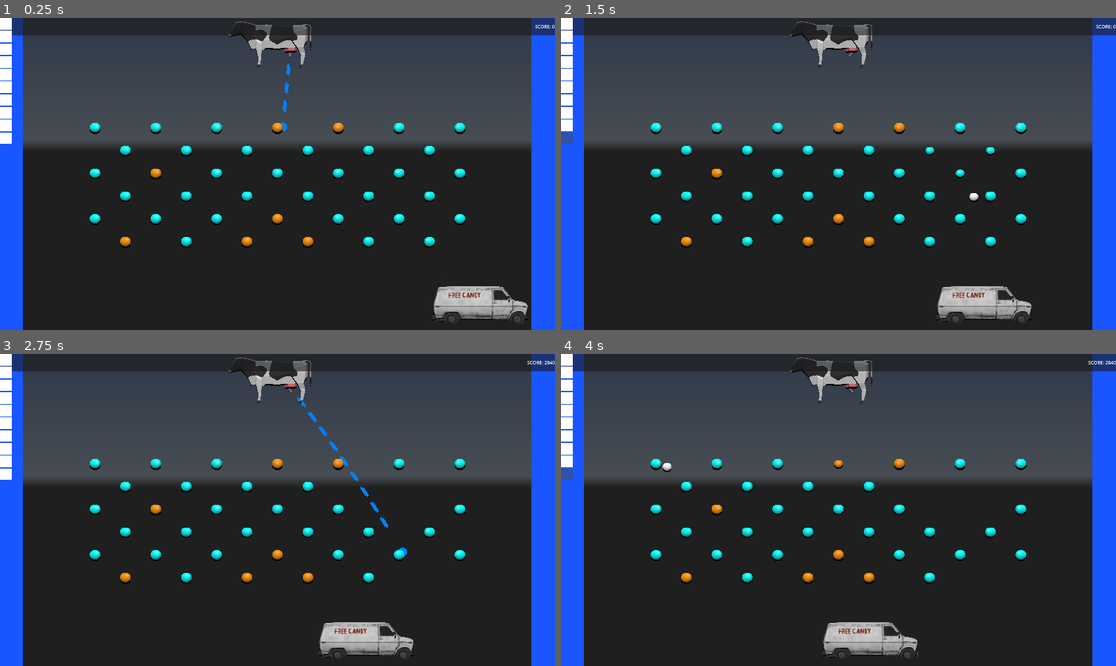
Above: before the commit, frames 1-4 (two rows, left to right).
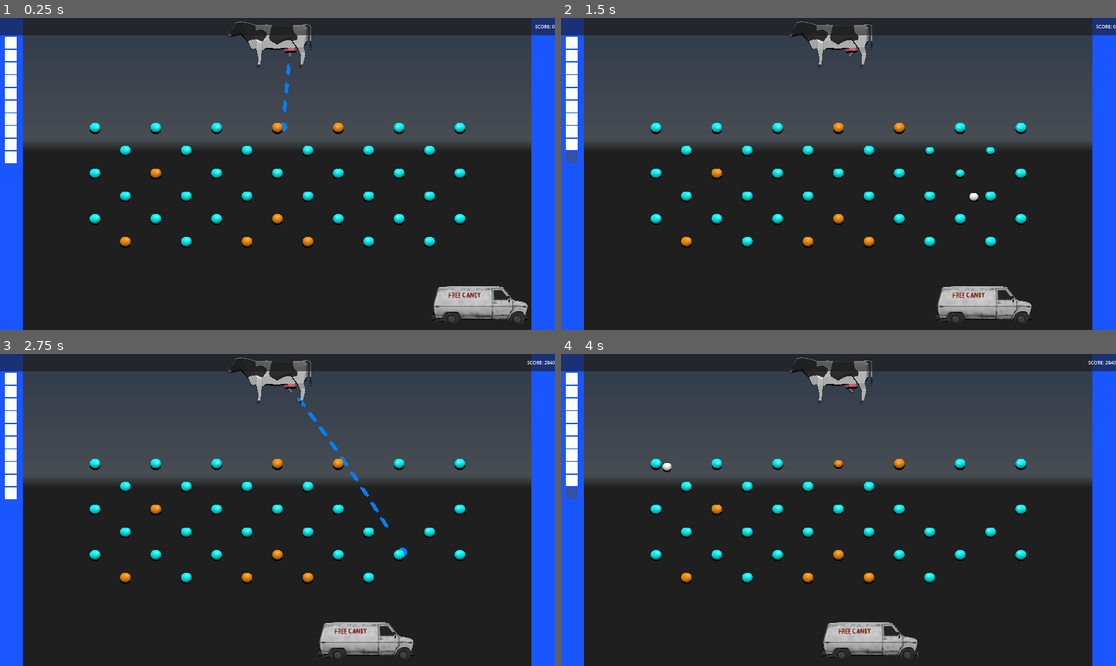
Above: after the commit, the same moments.

Repository: Temia116/Milke-2--Into-the-third-dimension
Game: Godot game, scene res://scenes/node_3d.tscn
The game is run twice, just before and just after one commit, with the same random seed, the same clock (stepped at 60 frames per second) and the same inputs. A sky picture missing from this copy of the repository is replaced by a grey-blue gradient. Video files are missing from this copy of the repository; at most half a second of black plays in their place.
Inputs (mouse positions are in pixels of both pictures, inside the frame that each line leads up to):
- Up to frame 1 (0.25 s): no input
- Up to frame 2 (1.5 s): move the mouse to (960, 158) at 0.52 s; click (960, 158) at 0.67 s; move the mouse to (727, 189) at 1.27 s; click (727, 189) at 1.42 s
- Up to frame 3 (2.75 s): move the mouse to (333, 441) at 2.02 s; click (333, 441) at 2.17 s
- Up to frame 4 (4 s): move the mouse to (810, 572) at 2.77 s; click (810, 572) at 2.92 s; move the mouse to (1005, 556) at 3.52 s; click (1005, 556) at 3.67 s

The runs differ from the first frame. In frame 1, 0.9% of the frame differs, in the area x 0-4%, y 0-47%; in frame 2, 0.9%; in frame 3, 0.9%; in frame 4, 0.9%.

Commit message:
Update HUD scene layout and UI elements

Diff:
--- a/HUD.tscn
+++ b/HUD.tscn
@@ -16,6 +16,8 @@
 horizontal_alignment = 2
 
 [node name="BallStack" type="VBoxContainer" parent="." unique_id=2067100329]
-offset_right = 40.0
-offset_bottom = 40.0
+offset_left = 17.0
+offset_top = 66.0
+offset_right = 57.0
+offset_bottom = 106.0
 alignment = 1
